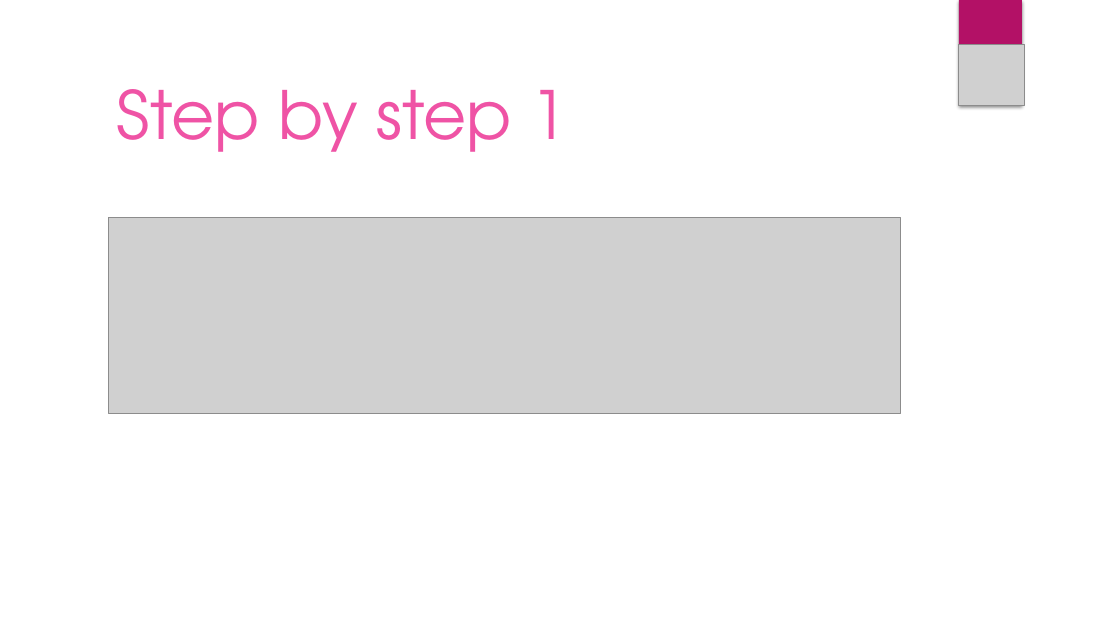
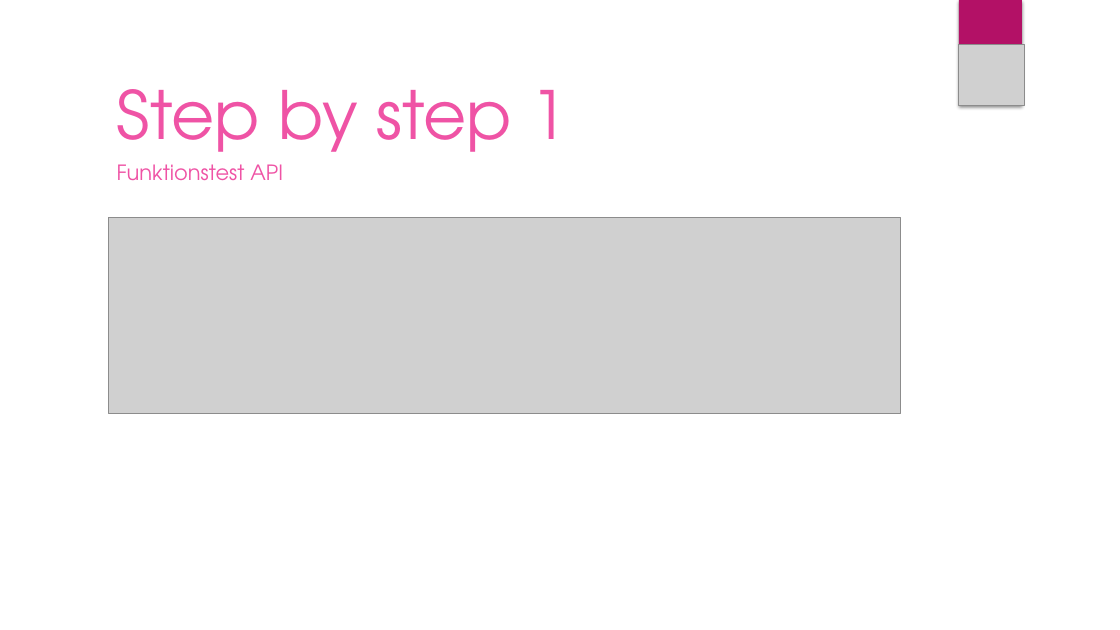
Before and after one commit to Tom-Necke/Dream-Team, a slide deck: slide 7 of Shorty by DreamTeam.pptx. Drawn at 1120x630 pixels with LibreOffice and Linux fonts; fonts in the diff are those of the drawing; grey boxes stand for pictures; background and template pictures are left out. Boxes give left, top, right and bottom in pixels: in the first picture for what was removed or moved away, otherwise in the second. Text is boxed around its words. In the diff, an @@ line names an element or a change of style, - is before the commit and + after.

```diff
--- a/Shorty by DreamTeam.pptx
+++ b/Shorty by DreamTeam.pptx
@@ text added at (x1=117, y1=164, x2=283, y2=180), 18 pt, text #EF53A5 @@
+Funktionstest API
```
Also in this commit, not shown: 8 other slides changed, 1 slide added, 1 slide removed, 2 other files.
